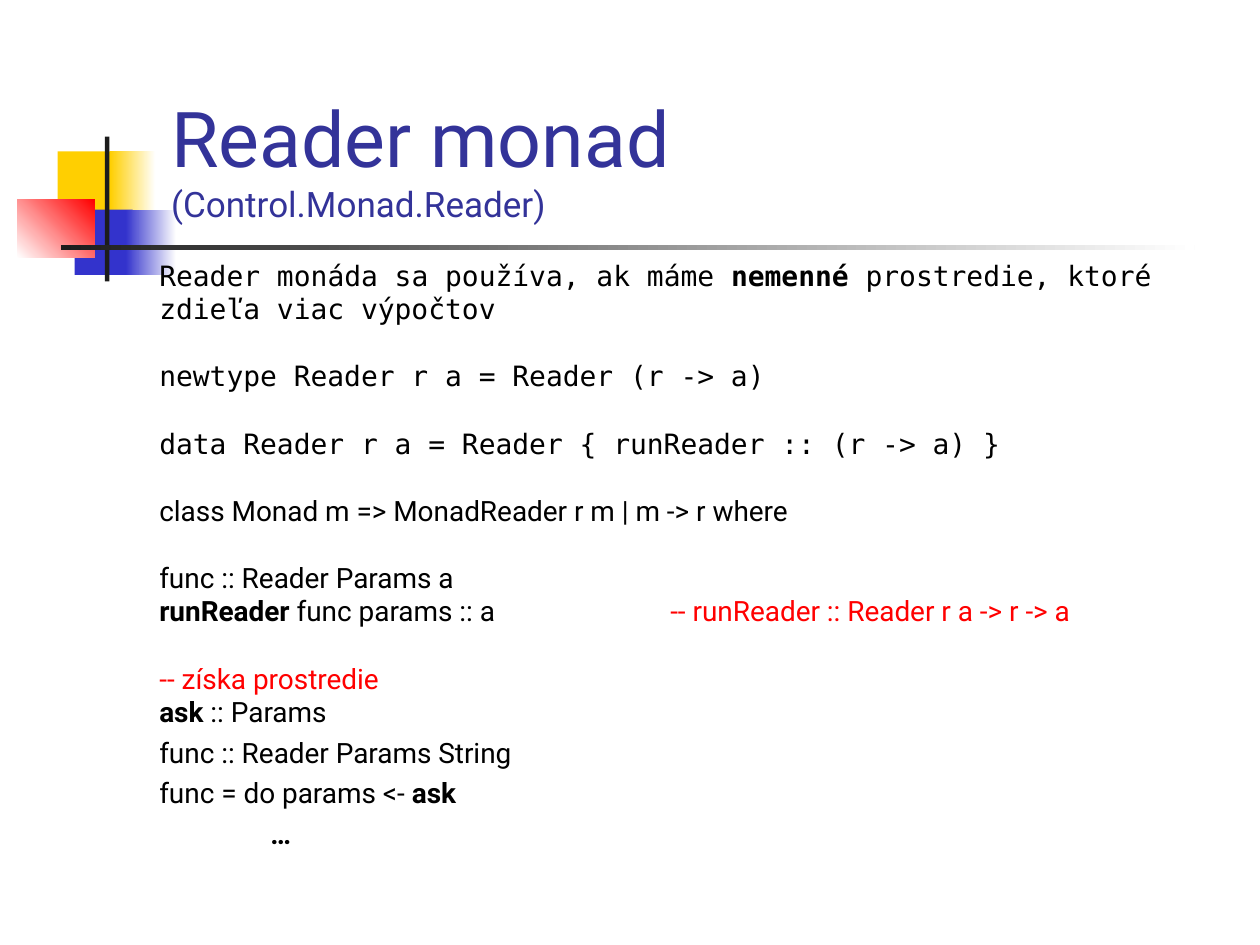
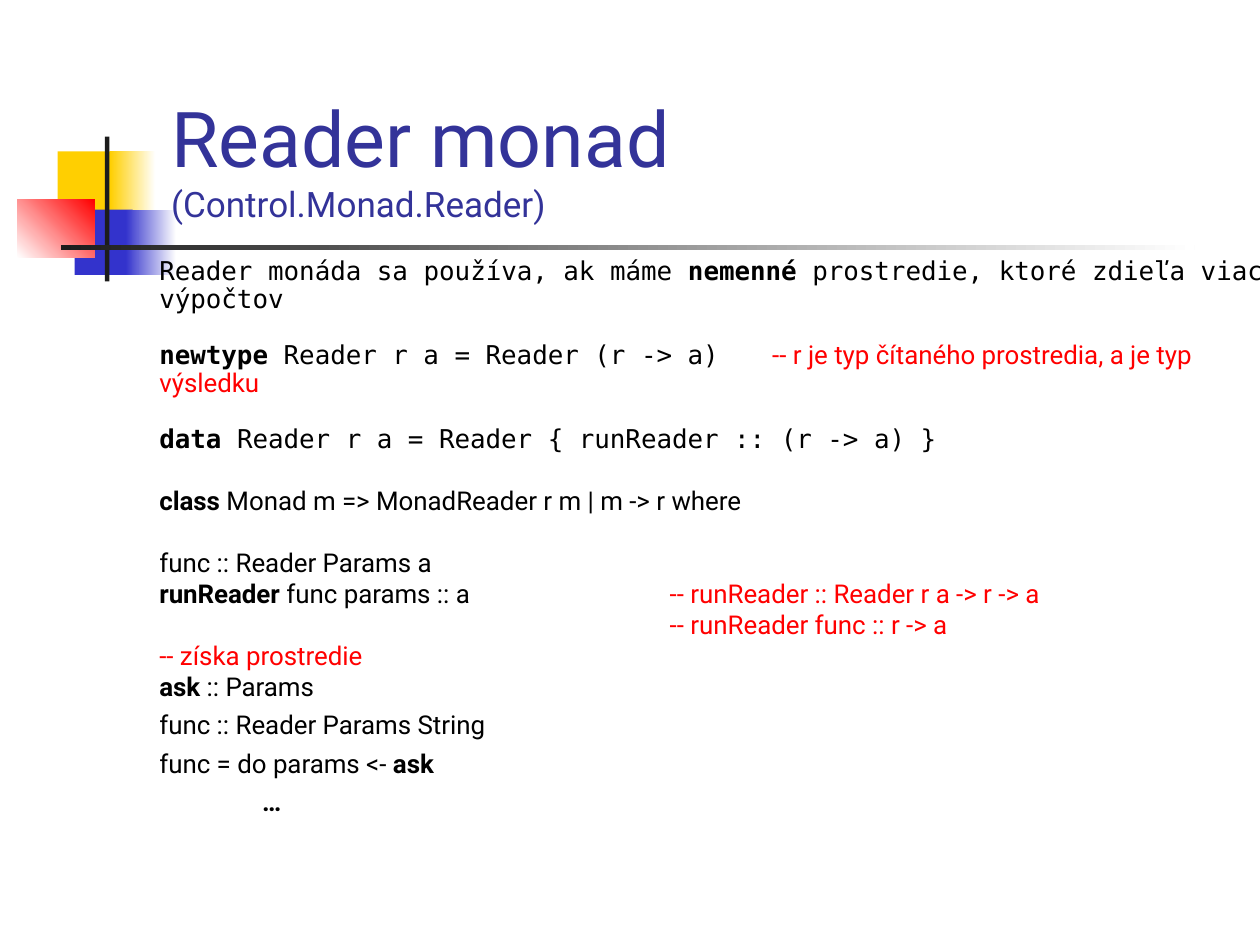
Before and after one commit to Funkcionalne/Prednasky, a slide deck: slide 11 of 13/13_fpro.ppt. Drawn at 1260x945 pixels with LibreOffice and Linux fonts; fonts in the diff are those of the drawing. Boxes give left, top, right and bottom in pixels: in the first picture for what was removed or moved away, otherwise in the second. Text is boxed around its words. In the diff, an @@ line names an element or a change of style, - is before the commit and + after.

```diff
--- a/13/13_fpro.ppt
+++ b/13/13_fpro.ppt
@@ text at [159,259,1260,779]: paragraph added @@
+-- runReader func :: r -> a
@@ text at [159,259,1260,779]: size 16 to 14.8 pt in "Reader monáda sa používa, ak máme nemenné ...", "data Reader r a = Reader { ...", "class Monad m => MonadReader r m ...", "func :: Reader Params a" and 6 more places; bold on in "data", "class"; line spacing 1 to 0.9 @@
@@ text at [159,344,1191,370]: text changed; size 16 to 14.8 pt; font DejaVu Sans Mono to Roboto; text colour #000000 to #FF0000 @@
-newtype Reader r a = Reader (r -> a)
+newtype Reader r a = Reader (r -> a) -- r je typ čítaného prostredia, a je typ výsledku
```
Also in this commit, not shown: 8 other slides changed, 5 other files.
